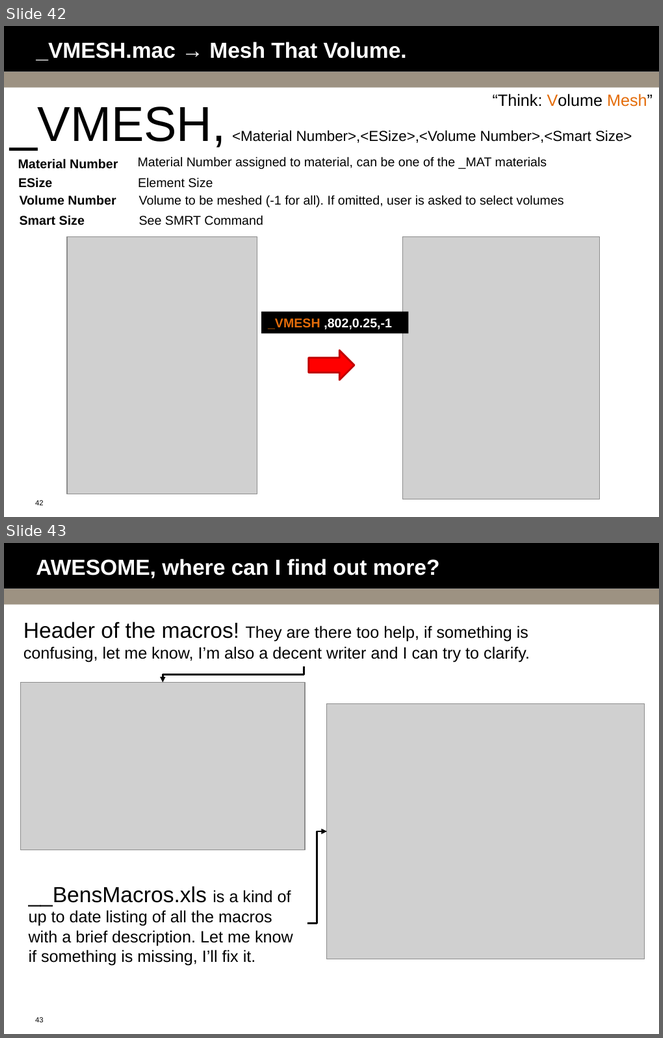
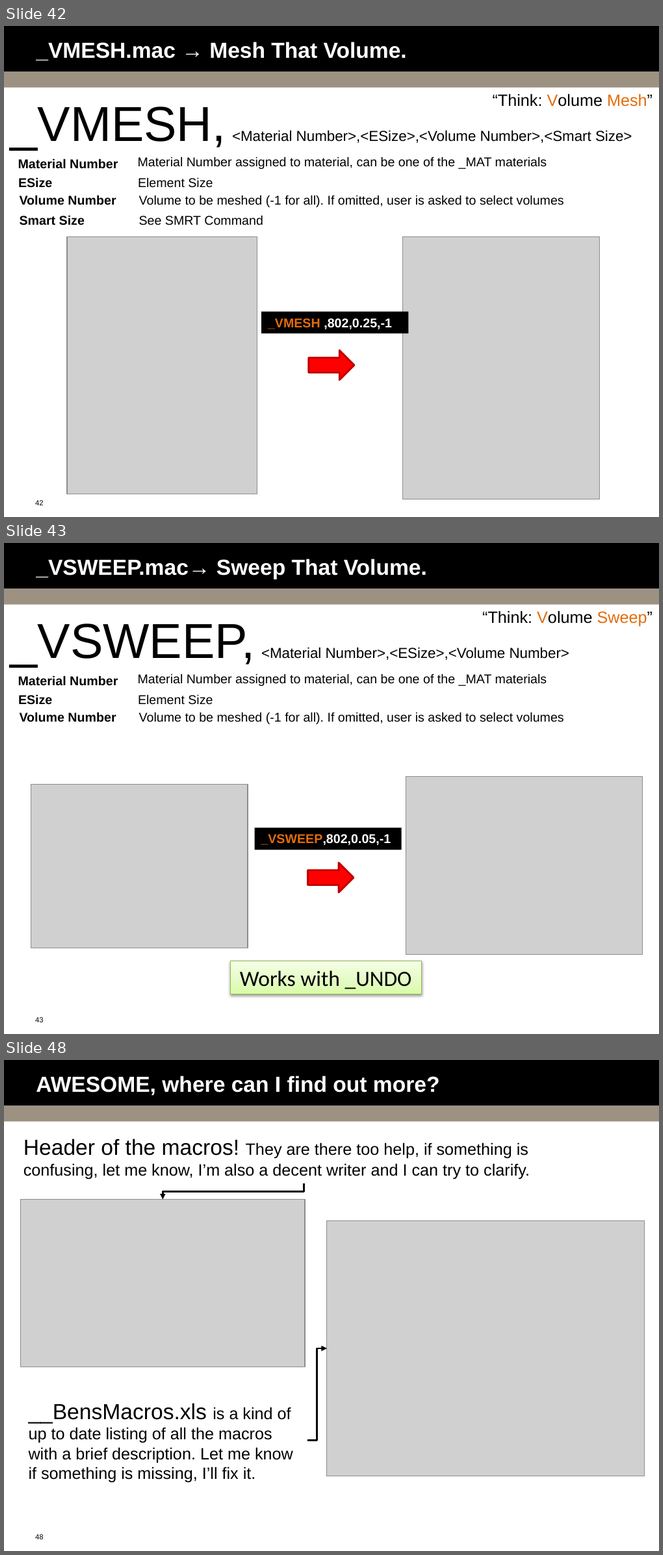
Before and after one commit to bguest/ansys-macros, a slide deck: Macro-Mania.pptx. Shown one above the other, each under a label of ours: slides 42 and 43 before the commit, slides 42, 43 and 48 after it; the slides between them are not shown. The pictures are 663x1038 and 663x1555 pixels, drawn with LibreOffice and Linux fonts; fonts in the diff are those of the drawing; grey boxes stand for pictures; background and template pictures are left out. Boxes give left, top, right and bottom in pixels: in the first picture for what was removed or moved away, otherwise in the second. Text is boxed around its words. In the diff, an @@ line names an element or a change of style, - is before the commit and + after.

```diff
--- a/Macro-Mania.pptx
+++ b/Macro-Mania.pptx
@@ slide 43 added at <box>4,543,659,1034</box>, background #FFFFFF; not listed: 3 template elements that a slide beside it also shows @@
@@ title added at <box>36,559,427,579</box>, 24 pt, text #FFFFFF, bold @@
+_VSWEEP.mac→ Sweep That Volume.
@@ text added at <box>482,611,653,626</box>, 18 pt, text #000000 @@
+“Think: Volume Sweep”
@@ text added at <box>10,624,570,667</box>, 16 pt, text #000000 @@
+_VSWEEP, <Material Number>,<ESize>,<Volume Number>
@@ text added at <box>18,676,118,686</box>, 14 pt, text #000000, bold @@
+Material Number
@@ text added at <box>138,674,547,686</box>, 14 pt, text #000000 @@
+Material Number assigned to material, can be one of the _MAT materials
@@ text added at <box>18,694,52,705</box>, 14 pt, text #000000, bold @@
+ESize
@@ text added at <box>138,694,213,705</box>, 14 pt, text #000000 @@
+Element Size
@@ text added at <box>20,712,116,722</box>, 14 pt, text #000000, bold @@
+Volume Number
@@ text added at <box>139,712,564,724</box>, 14 pt, text #000000 @@
+Volume to be meshed (-1 for all). If omitted, user is asked to select volumes
@@ picture added at <box>31,784,248,948</box> @@
@@ picture added at <box>406,777,642,954</box> @@
@@ rectangle added at <box>255,828,402,850</box>, fill #000000, 14 pt, text #FFFFFF, bold @@
+_VSWEEP,802,0.05,-1
@@ right arrow added at <box>308,863,354,892</box>, fill #FF0000, outline #C00000 2 pt @@
@@ rectangle added at <box>230,961,421,994</box>, fill gradient #DAFDA7 to #E4FCC2 to #F5FFE7, outline #98B955 0.75 pt, 24 pt, text #000000 @@
+Works with _UNDO
@@ what was slide 43 is now slide 48 @@
@@ page number at <box>35,1534,43,1540</box>: text changed @@
-43
+48
```
Also in this commit, not shown: 4 other slides added, 4 other files.
